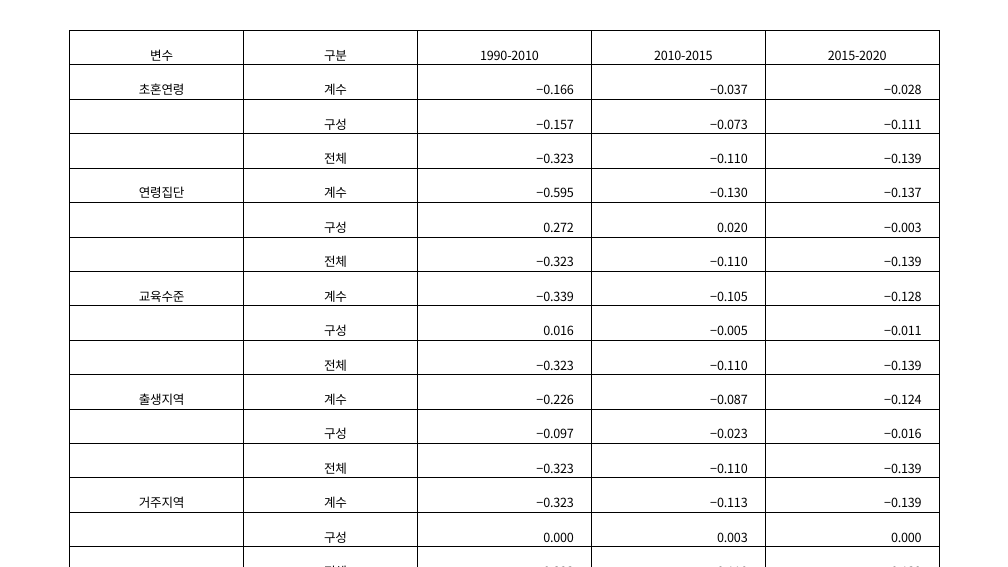
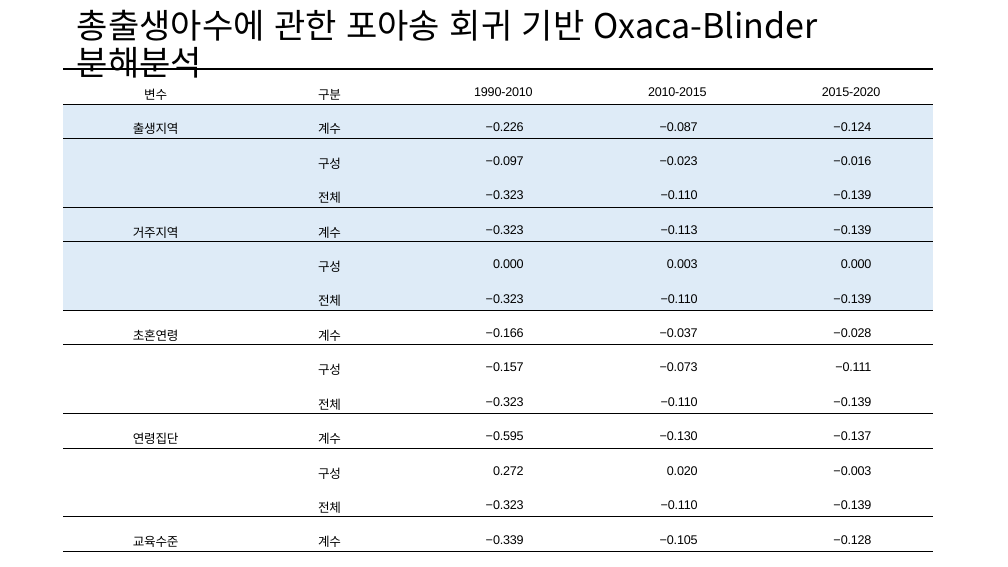
Before and after one commit to samhyunyoo/tscensus, a slide deck: slide 14 of slides/Slide_Final_Yoo_20251124.pptx (slide 23 before the commit). Drawn at 1008x567 pixels with LibreOffice and Linux fonts; fonts in the diff are those of the drawing. Boxes give left, top, right and bottom in pixels: in the first picture for what was removed or moved away, otherwise in the second. Text is boxed around its words. In the diff, an @@ line names an element or a change of style, - is before the commit and + after.

```diff
--- a/slides/Slide_Final_Yoo_20251124.pptx
+++ b/slides/Slide_Final_Yoo_20251124.pptx
@@ title added at <box>77,9,818,78</box>, 32.4 pt, text #000000 @@
+총출생아수에 관한 포아송 회귀 기반 Oxaca-Blinder 분해분석
@@ table at <box>64,70,933,558</box> @@
+row 2: 출생지역 | 계수 | −0.226 | −0.087 | −0.124
+row 3:  | 구성 | −0.097 | −0.023 | −0.016
+row 4:  | 전체 | −0.323 | −0.110 | −0.139
+row 5: 거주지역 | 계수 | −0.323 | −0.113 | −0.139
+row 6:  | 구성 | 0.000 | 0.003 | 0.000
+row 7:  | 전체 | −0.323 | −0.110 | −0.139
-row 11: 출생지역 | 계수 | −0.226 | −0.087 | −0.124
-row 12:  | 구성 | −0.097 | −0.023 | −0.016
-row 13:  | 전체 | −0.323 | −0.110 | −0.139
-row 14: 거주지역 | 계수 | −0.323 | −0.113 | −0.139
-row 15:  | 구성 | 0.000 | 0.003 | 0.000
-row 16:  | 전체 | −0.323 | −0.110 | −0.139
@@ fill none to #DEEBF7 in 26 cells @@
@@ font Noto Sans CJK KR to Arial in "변수", "구분", "1990-2010", "2010-2015" and 44 more places @@
@@ indent changed @@
@@ borders changed @@
@@ table: place and size @@
-table at <box>70,30,939,554</box>
+table at <box>64,70,933,558</box>
```
Also in this commit, not shown: 11 other slides changed, 3 slides added, 13 slides removed, 8 other files.
